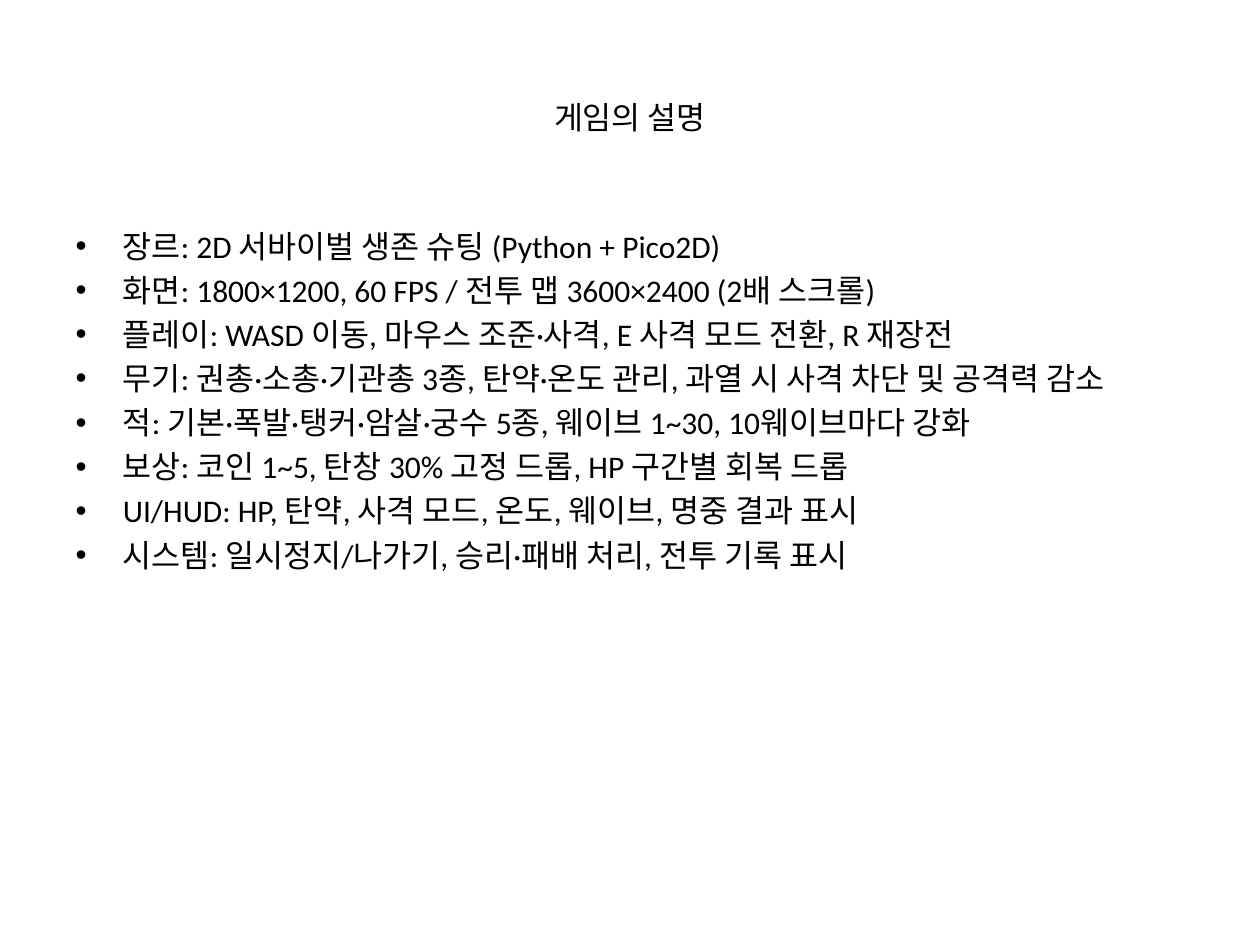
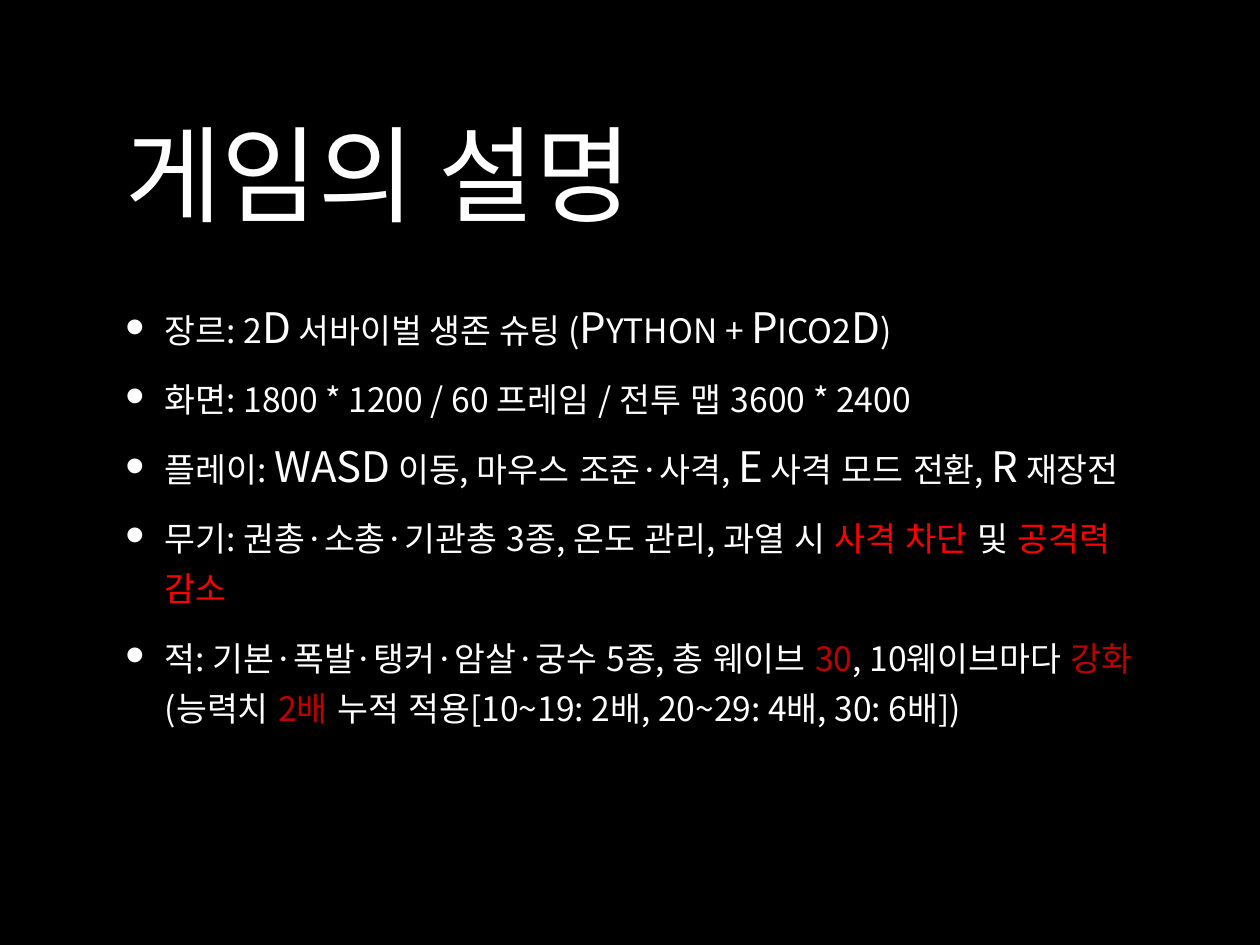
Before and after one commit to songhwoo11-lab/2D_PROJECT, a slide deck: slide 2 of second project/2D 게임 프로그래밍 2차 프로젝트 발표.pptx. Drawn at 1260x945 pixels with LibreOffice and Linux fonts; fonts in the diff are those of the drawing; background and template pictures are left out. Boxes give left, top, right and bottom in pixels: in the first picture for what was removed or moved away, otherwise in the second. Text is boxed around its words. In the diff, an @@ line names an element or a change of style, - is before the commit and + after.

```diff
--- a/second project/2D 게임 프로그래밍 2차 프로젝트 발표.pptx
+++ b/second project/2D 게임 프로그래밍 2차 프로젝트 발표.pptx
@@ background #FFFFFF to picture (left out) @@
@@ title "게임의 설명": place and size @@
-title "게임의 설명" at [554, 103, 706, 132]
+title "게임의 설명" at [125, 127, 632, 223]
@@ title "게임의 설명" at [125, 127, 632, 223]: size 18 to 60 pt, font Calibri to Noto Sans CJK KR, text colour #000000 to gradient #FFFFFF to #BFBFBF; alignment centre to left @@
@@ text "장르: 2D 서바이벌 생존 슈팅 ...": place and size @@
-text "장르: 2D 서바이벌 생존 슈팅 ..." at [123, 232, 1105, 571]
+text "장르: 2D 서바이벌 생존 슈팅 ..." at [165, 315, 1133, 728]
@@ text "장르: 2D 서바이벌 생존 슈팅 ..." at [165, 315, 1133, 728]: vertical alignment top to middle @@
@@ text at [165, 315, 1119, 488]: size 18 to 24 pt, font Calibri to Noto Sans CJK KR, text colour #000000 to gradient #FFFFFF to #BFBFBF, small capitals on in "장르: 2D 서바이벌 생존 슈팅 (Python + ...", "플레이: WASD 이동, 마우스 조준·사격, E 사격 ..."; indent changed; more space between paragraphs @@
@@ text at [165, 384, 911, 415]: text changed; size 18 to 24 pt; font Calibri to Noto Sans CJK KR; text colour #000000 to gradient #FFFFFF to #BFBFBF @@
-• 화면: 1800×1200, 60 FPS / 전투 맵 3600×2400 (2배 스크롤)
+• 화면: 1800 * 1200 / 60 프레임 / 전투 맵 3600 * 2400
@@ text at [165, 523, 1133, 728]: text changed; size 18 to 24 pt; font Calibri to Noto Sans CJK KR; text colour #000000 to gradient #FFFFFF to #BFBFBF @@
-• 무기: 권총·소총·기관총 3종, 탄약·온도 관리, 과열 시 사격 차단 및 공격력 감소
-• 적: 기본·폭발·탱커·암살·궁수 5종, 웨이브 1~30, 10웨이브마다 강화
-• 보상: 코인 1~5, 탄창 30% 고정 드롭, HP 구간별 회복 드롭
-• UI/HUD: HP, 탄약, 사격 모드, 온도, 웨이브, 명중 결과 표시
-• 시스템: 일시정지/나가기, 승리·패배 처리, 전투 기록 표시
+• 무기: 권총·소총·기관총 3종, 온도 관리, 과열 시 사격 차단 및 공격력 감소
+• 적: 기본·폭발·탱커·암살·궁수 5종, 총 웨이브 30, 10웨이브마다 강화(능력치 2배 누적 적용[10~19: 2배, 20~29: 4배, 30: 6배])
```
Also in this commit, not shown: 2 other slides changed, 2 slides added.
